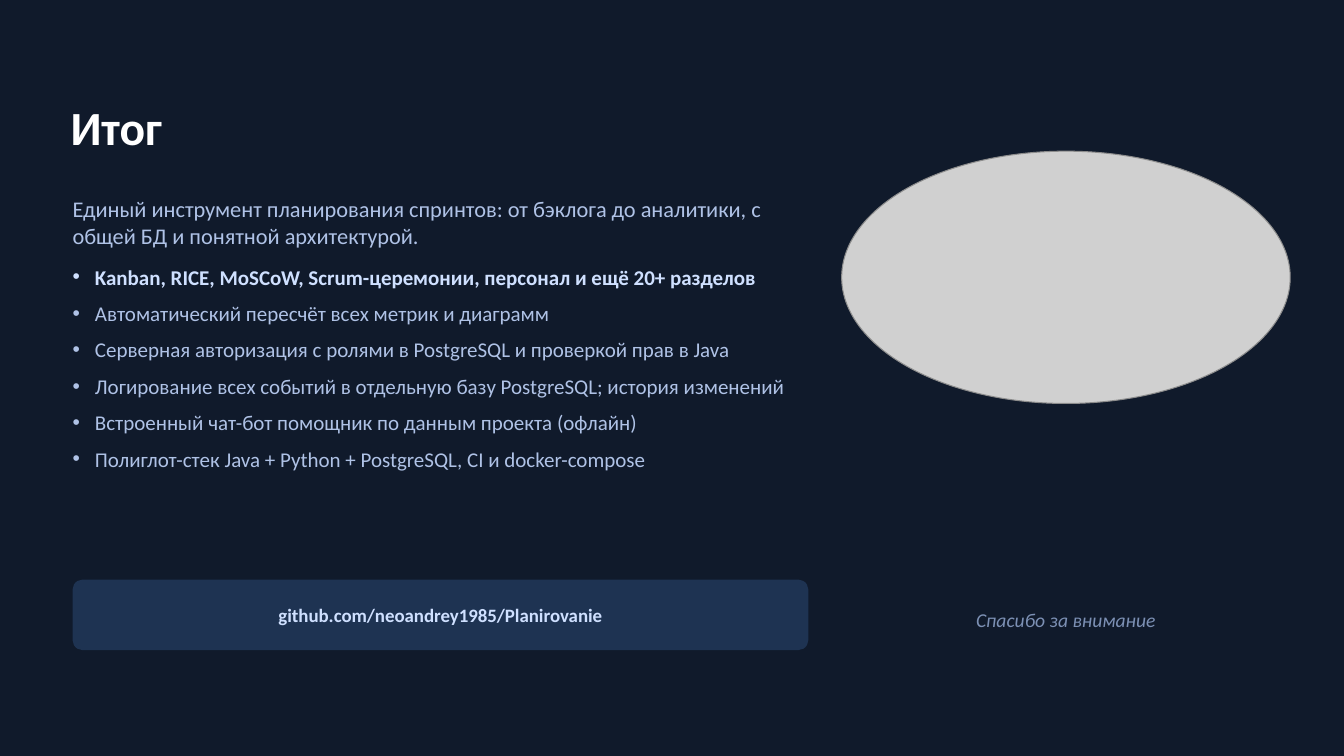
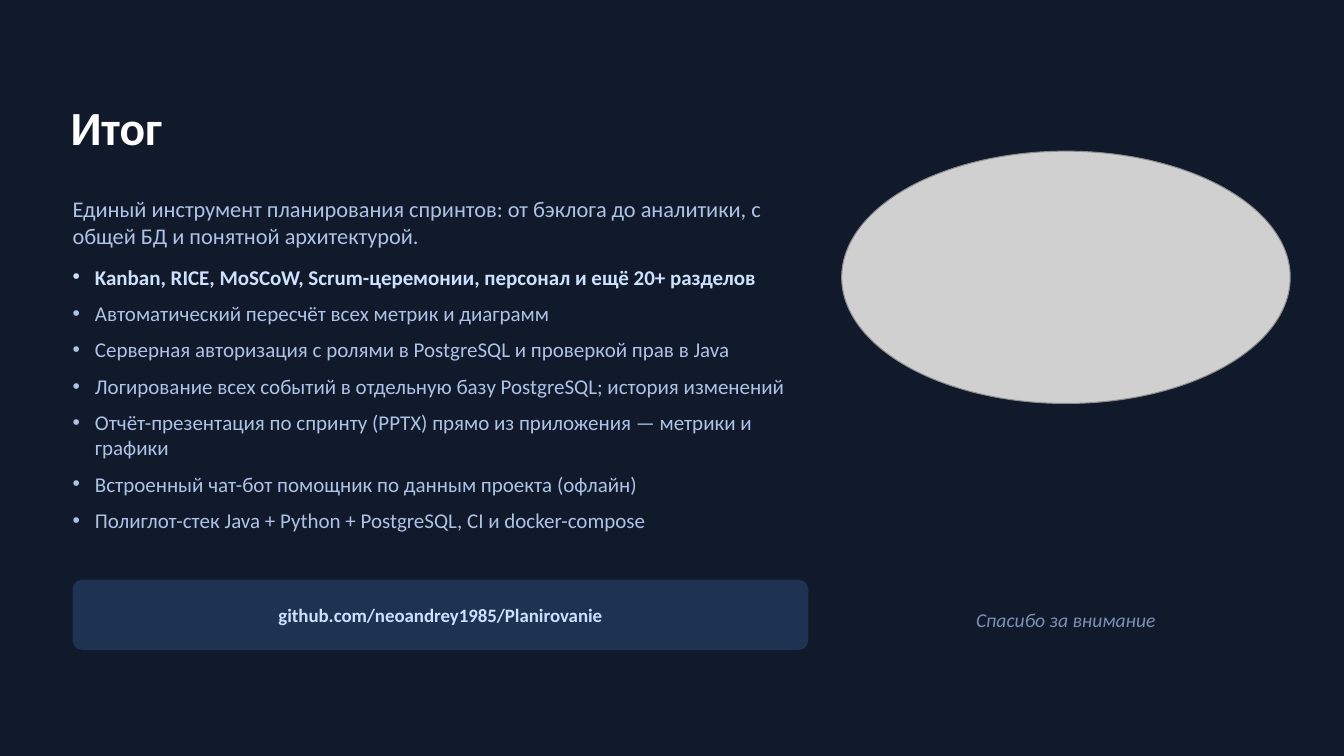
Before and after one commit to neoandrey1985/Planirovanie, a slide deck: slide 28 of Презентация_приложения.pptx. Drawn at 1344x756 pixels with LibreOffice and Linux fonts; fonts in the diff are those of the drawing; grey boxes stand for pictures. Boxes give left, top, right and bottom in pixels: in the first picture for what was removed or moved away, otherwise in the second. Text is boxed around its words. In the diff, an @@ line names an element or a change of style, - is before the commit and + after.

```diff
--- a/Презентация_приложения.pptx
+++ b/Презентация_приложения.pptx
@@ text at (95, 415, 751, 459): paragraph added @@
+• Отчёт-презентация по спринту (PPTX) прямо из приложения — метрики и графики
```
Also in this commit, not shown: 5 other files.
